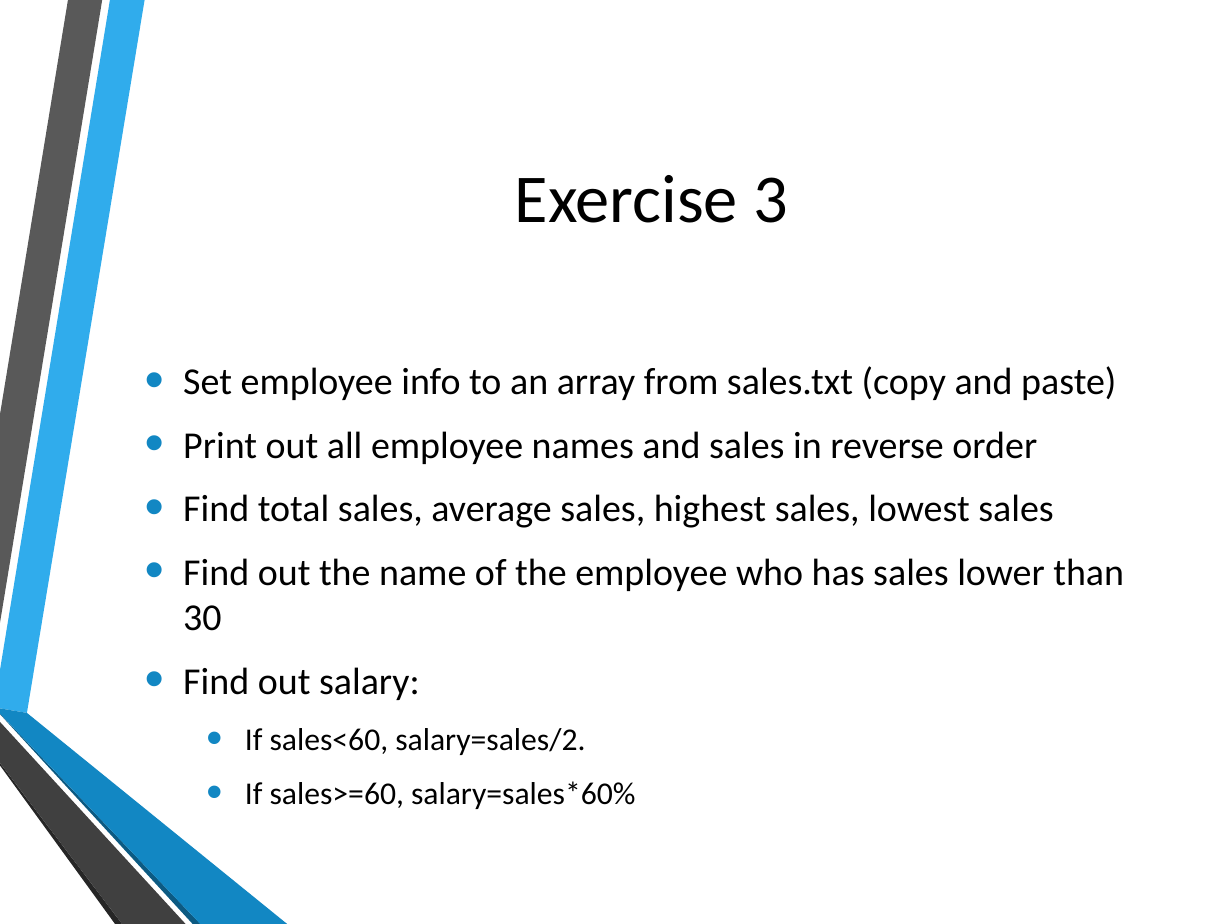
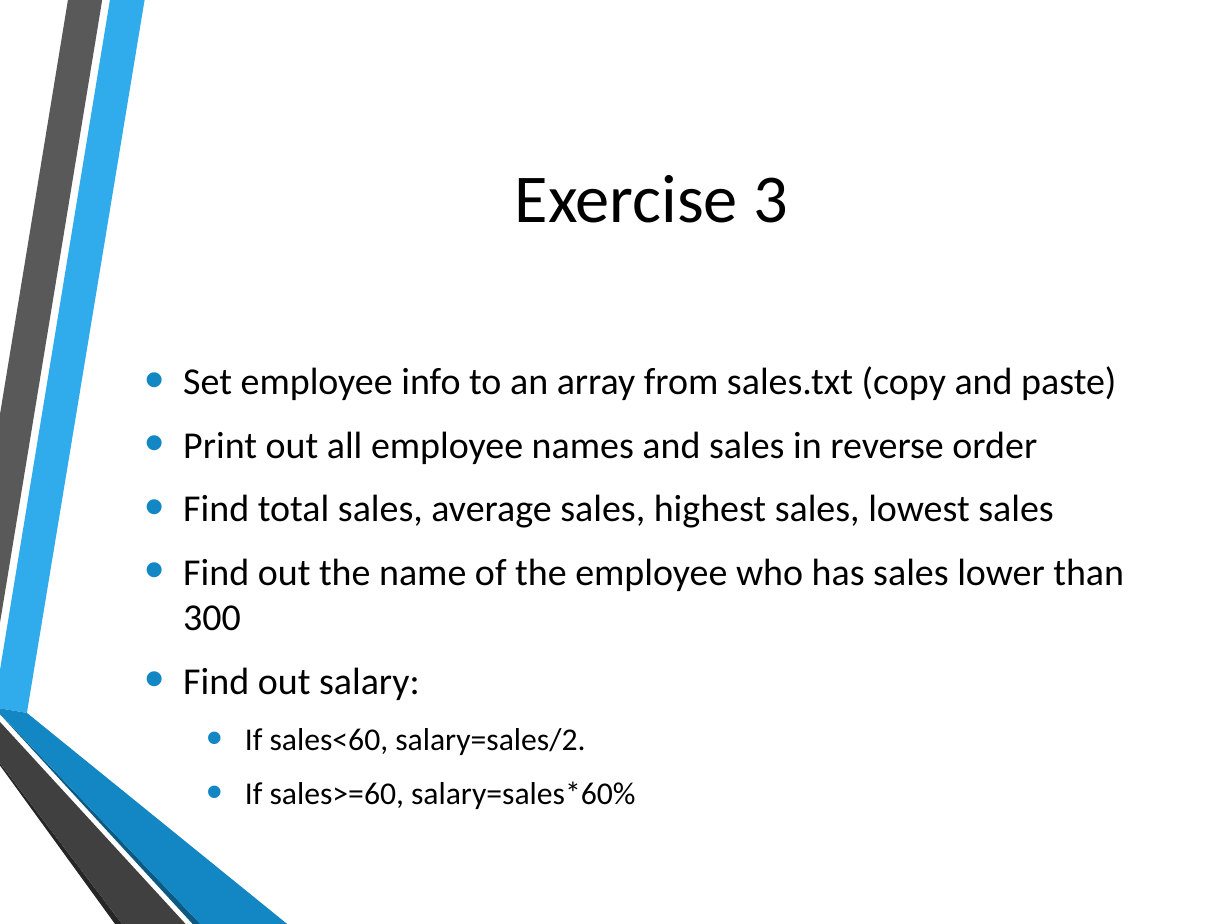
Before and after one commit to hatted/fevaworks-php, a slide deck: slide 4 of php-fw3/lesson3.pptx. Drawn at 1232x924 pixels with LibreOffice and Linux fonts; fonts in the diff are those of the drawing; background and template pictures are left out. Boxes give left, top, right and bottom in pixels: in the first picture for what was removed or moved away, otherwise in the second. Text is boxed around its words. In the diff, an @@ line names an element or a change of style, - is before the commit and + after.

```diff
--- a/php-fw3/lesson3.pptx
+++ b/php-fw3/lesson3.pptx
@@ text at (183,558,1124,631): text changed @@
-• Find out the name of the employee who has sales lower than 30
+• Find out the name of the employee who has sales lower than 300
```
Also in this commit, not shown: 3 other files.
